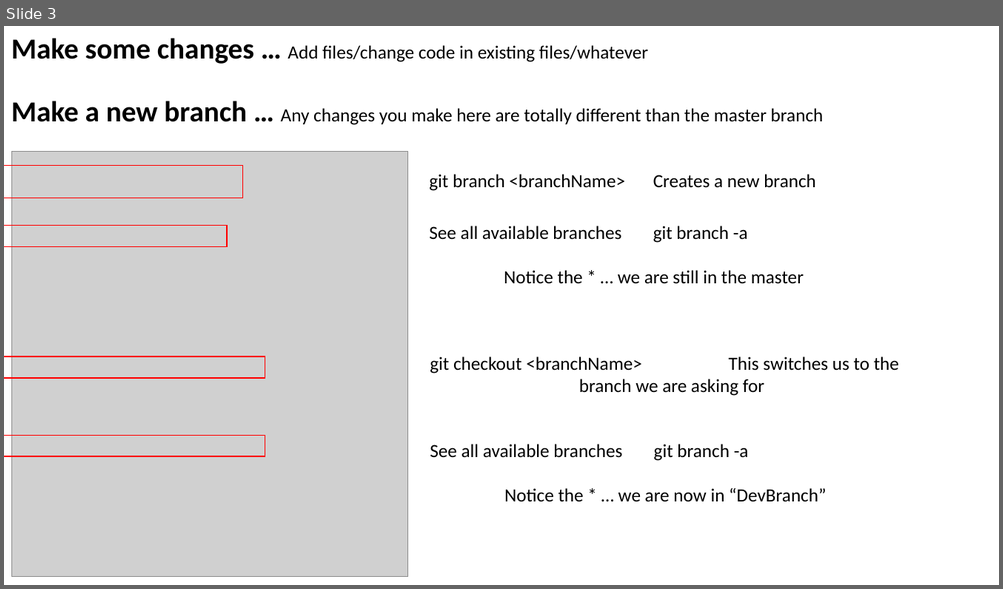
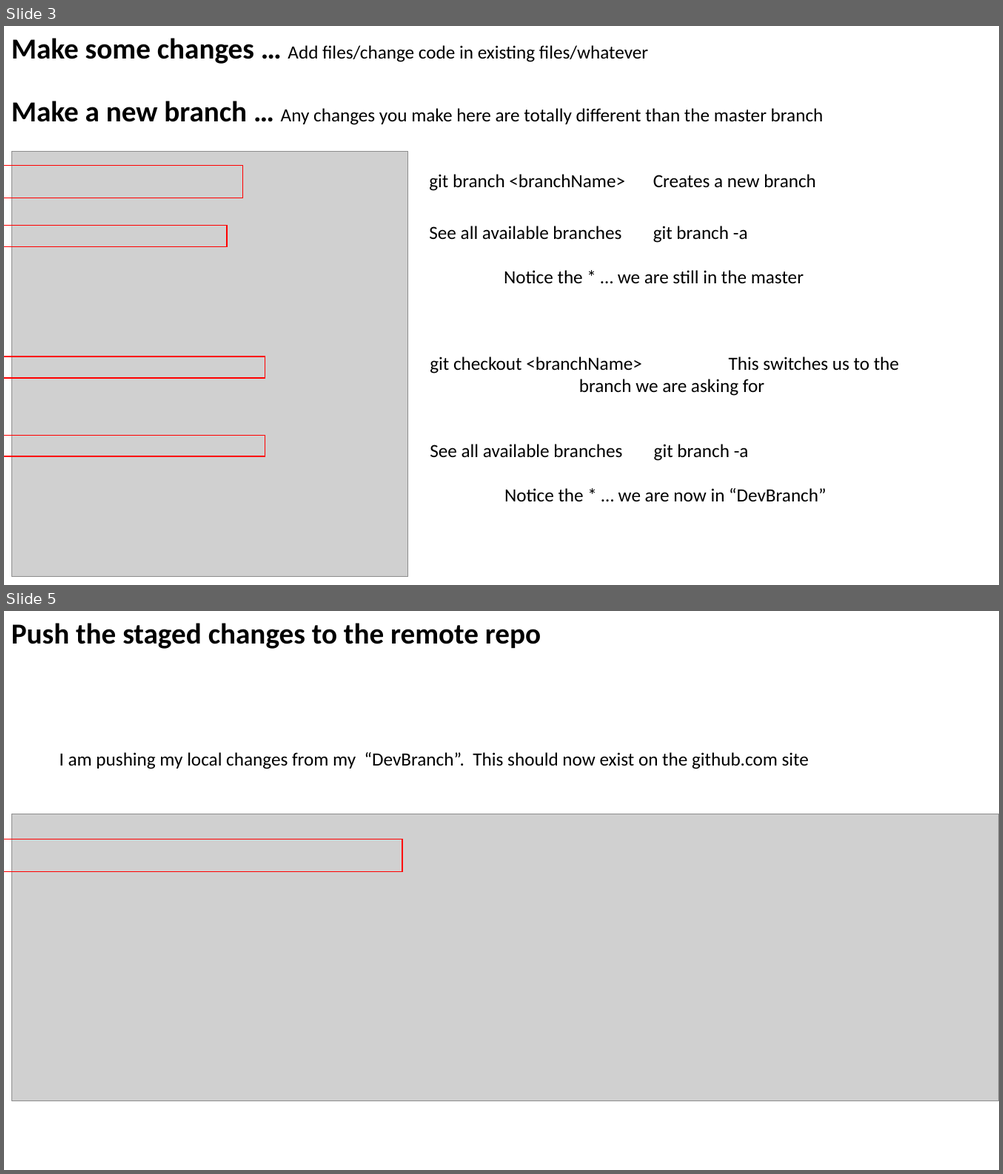
Before and after one commit to 042020-dotnet-uta/Team2-repo2, a slide deck: GitHub_Collab.pptx. Shown one above the other, each under a label of ours: slide 3 before the commit, slides 3 and 5 after it; the slides between them are not shown. The pictures are 1003x589 and 1003x1174 pixels, drawn with LibreOffice and Linux fonts; fonts in the diff are those of the drawing; grey boxes stand for pictures. Boxes give left, top, right and bottom in pixels: in the first picture for what was removed or moved away, otherwise in the second. Text is boxed around its words. In the diff, an @@ line names an element or a change of style, - is before the commit and + after.

```diff
--- a/GitHub_Collab.pptx
+++ b/GitHub_Collab.pptx
@@ slide 5 added at bbox=[4, 611, 999, 1170], background #FFFFFF @@
@@ text added at bbox=[11, 623, 540, 649], 28 pt, text #000000, bold @@
+Push the staged changes to the remote repo
@@ text added at bbox=[60, 752, 808, 769], 18 pt, text #000000 @@
+I am pushing my local changes from my “DevBranch”. This should now exist on the github.com site
@@ picture added at bbox=[12, 814, 999, 1102] @@
@@ rectangle added at bbox=[4, 840, 402, 872], outline #FF0000 1 pt @@
```
Also in this commit, not shown: 1 slide changed, 2 other slides added, 2 slides removed.
